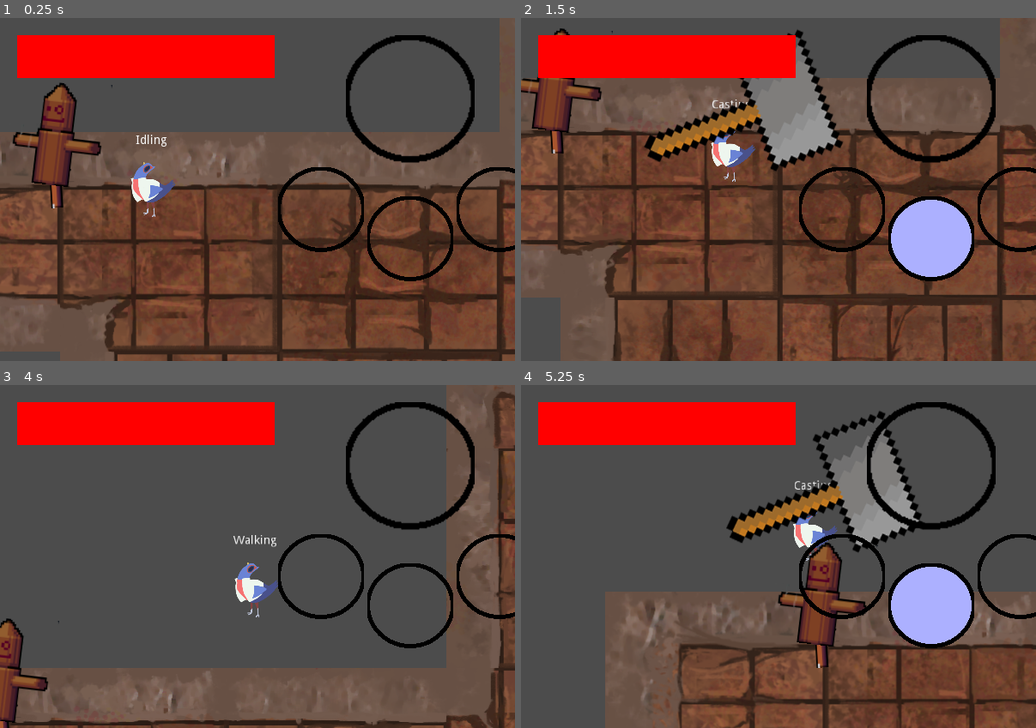
Above: before the commit, frames 1-4 (two rows, left to right).
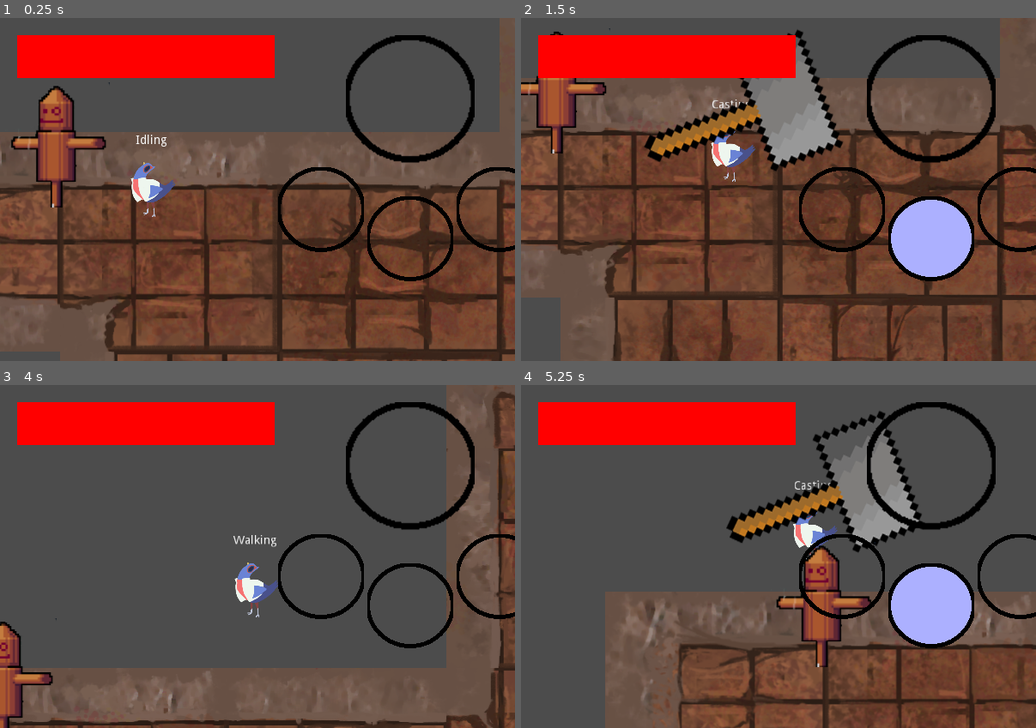
Above: after the commit, the same moments.

Repository: Alexzander-Stone/A-Squire-s-Tale
Game: Godot game, scene res://World.tscn
Two runs of this game, one before a commit and one after it. Both use one fixed random seed, a clock stepped at 60 frames per second and the inputs below.
Inputs:
- Up to frame 1 (0.25 s): no input
- Up to frame 2 (1.5 s): tap Enter at 0.5 s; hold Right (ui_right) 0.53-1.28 s; hold Shift (craft) 0.53-1.28 s; hold Down (ui_down) from 1.28 s (still down); tap S (primary_ability) at 1.35 s
- Up to frame 3 (4 s): release Down (ui_down) at 2.03 s; hold Right (ui_right) 2.03-2.78 s; tap A (secondary_ability) at 2.1 s; hold Up (ui_up) 2.78-3.53 s; tap W (super_ability) at 2.85 s; hold Left (ui_left) from 3.53 s (still down); tap D (ternary_ability) at 3.6 s
- Up to frame 4 (5.25 s): tap Shift (craft) at 4.35 s; release Left (ui_left) at 5.03 s; hold Down (ui_down) from 5.03 s (still down); tap S (primary_ability) at 5.1 s

The runs differ from the first frame. In frame 1, 2.3% of the frame differs, in the area x 2-22%, y 18-56%; in frame 2, 1.5%; in frame 3, 1.3%; in frame 4, 2.1%.

Commit message:
Added default animation to the dummy's animation player. Needed for idle pose.

Diff:
--- a/Dummy/Dummy.tscn
+++ b/Dummy/Dummy.tscn
@@ -6,6 +6,13 @@
 [ext_resource path="res://Dummy/Idling.gd" type="Script" id=4]
 [ext_resource path="res://Dummy/Flinching.gd" type="Script" id=5]
 [ext_resource path="res://Dummy/Dying.gd" type="Script" id=6]
+
+[sub_resource type="Animation" id=4]
+
+resource_name = "Default"
+length = 1.0
+loop = false
+step = 0.1
 
 [sub_resource type="Animation" id=1]
 
@@ -89,6 +96,7 @@
 playback_process_mode = 1
 playback_default_blend_time = 0.0
 playback_speed = 3.0
+anims/Default = SubResource( 4 )
 anims/Flinching = SubResource( 1 )
 blend_times = [  ]
 _sections_unfolded = [ "Playback Options" ]
@@ -98,17 +106,13 @@
 [node name="Sprite" type="Sprite" parent="Full Sprite" index="0"]
 
 position = Vector2( -2.60309, 73 )
-rotation = -0.0595053
 scale = Vector2( 0.918653, 1 )
 texture = ExtResource( 1 )
 _sections_unfolded = [ "Animation", "Offset", "Transform" ]
 
 [node name="AnimatedSprite" type="AnimatedSprite" parent="Full Sprite" index="1"]
 
-modulate = Color( 0.745505, 0.745505, 0.745505, 1 )
 position = Vector2( -2.60309, 0 )
-rotation = 0.119011
-scale = Vector2( 0.931812, 1.06819 )
 frames = SubResource( 2 )
 animation = "default"
 _sections_unfolded = [ "Transform", "Visibility", "Z Index" ]
--- a/World.tscn
+++ b/World.tscn
@@ -11,7 +11,6 @@
 
 [node name="CanvasLayer" type="CanvasLayer" parent="." index="1"]
 
-editor/display_folded = true
 layer = 1
 offset = Vector2( 0, 0 )
 rotation = 0.0
@@ -20,8 +19,6 @@
 
 [node name="GUI" parent="CanvasLayer" index="0" instance=ExtResource( 2 )]
 
-editor/display_folded = true
-
 [node name="Player" parent="." index="2" instance=ExtResource( 3 )]
 
 editor/display_folded = true
@@ -29,10 +26,8 @@
 
 [node name="Dummy" parent="." index="3" instance=ExtResource( 4 )]
 
-editor/display_folded = true
-position = Vector2( 292.764, 501.922 )
+_sections_unfolded = [ "Transform", "Visibility", "Z Index" ]
 
 
 [editable path="CanvasLayer/GUI"]
 [editable path="Player"]
-[editable path="Dummy"]
Not shown: 1 places in Dummy/Dummy.tscn that only renumber resources
